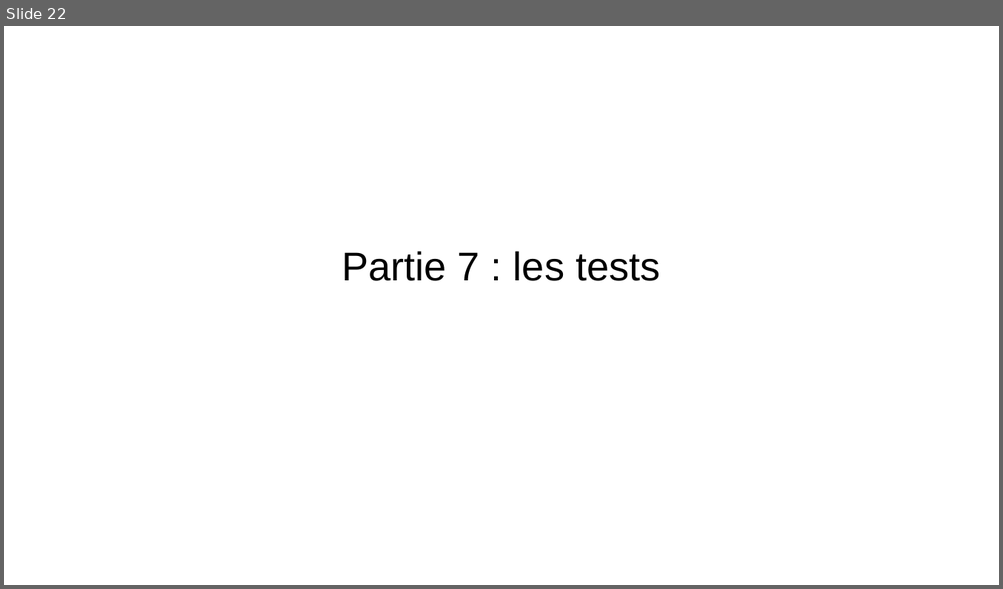
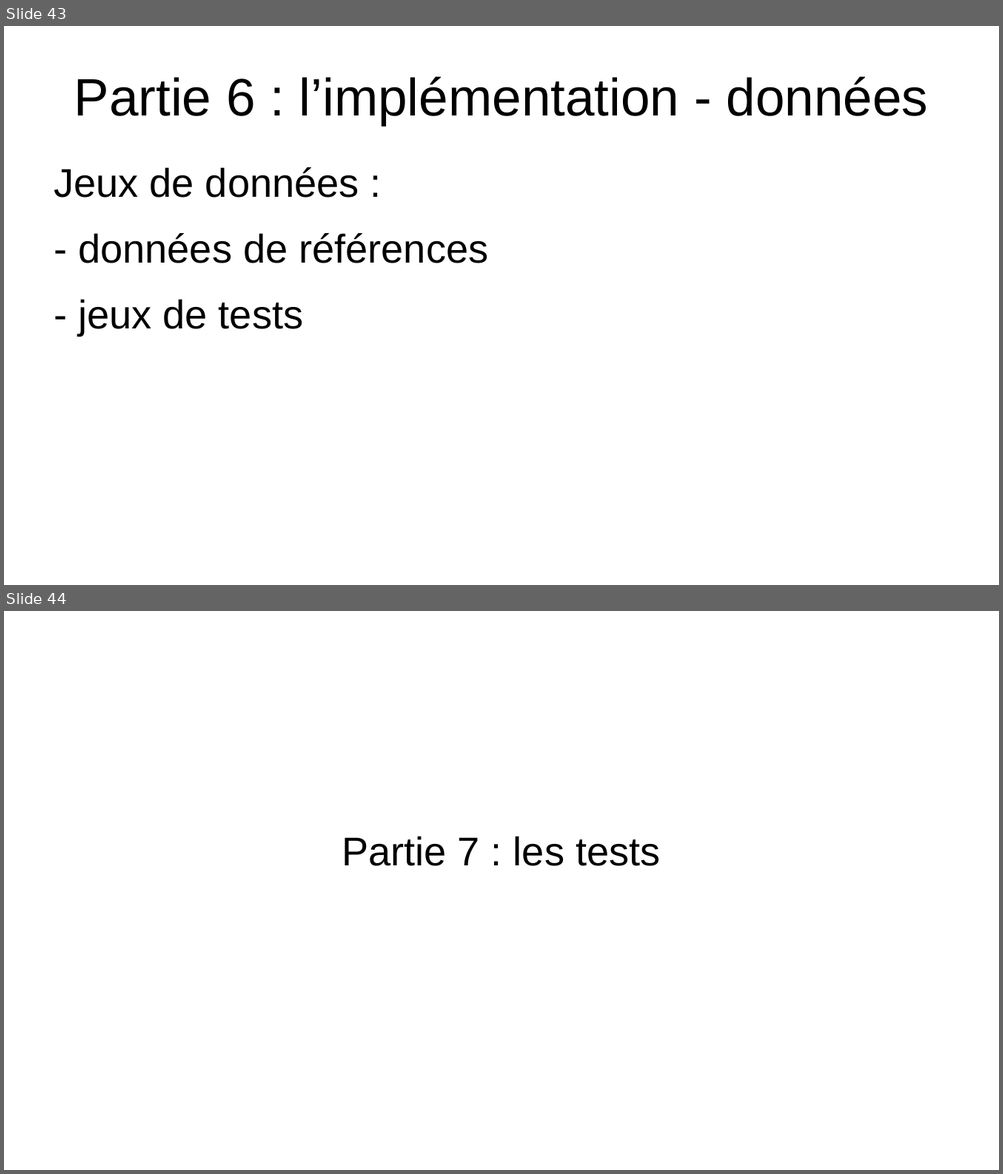
Before and after one commit to EmmaBroudic/Projet-Nooky, a slide deck: doc/Nooky.odp. Shown one above the other, each under a label of ours: slide 22 before the commit, slides 43 and 44 after it. The pictures are 1003x589 and 1003x1174 pixels, drawn with LibreOffice and Linux fonts; fonts in the diff are those of the drawing. Boxes give left, top, right and bottom in pixels: in the first picture for what was removed or moved away, otherwise in the second. Text is boxed around its words. In the diff, an @@ line names an element or a change of style, - is before the commit and + after.

```diff
--- a/doc/Nooky.odp
+++ b/doc/Nooky.odp
@@ slide 43 added at (4,26,999,585), background #FFFFFF @@
@@ title added at (74,76,928,125), 42 pt, text #000000 @@
+Partie 6 : l’implémentation - données
@@ text added at (54,167,488,335), 32 pt, text #000000 @@
+Jeux de données :
+- données de références
+- jeux de tests
@@ what was slide 22 is now slide 44 @@
```
Also in this commit, not shown: 2 slides changed, 28 other slides added, 8 other files.
